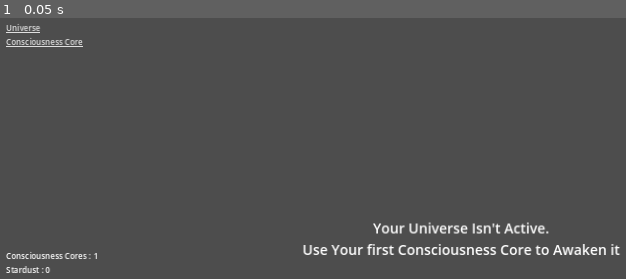
Above: before the commit, frame 1.
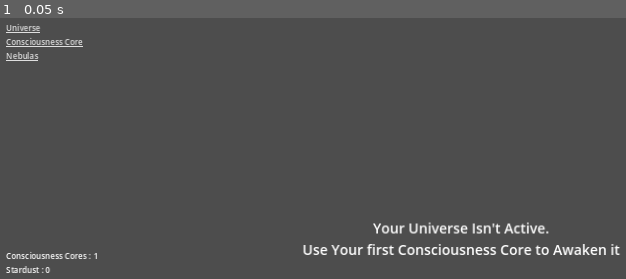
Above: after the commit, the same moment.

Repository: ZibelineDev/project_stardust_yt
Game: Godot game, scene res://scenes/game/game.tscn
The game is run twice, just before and just after one commit, with the same random seed, the same clock (stepped at 60 frames per second) and the same inputs.
Inputs:
- Up to frame 1 (0.05 s): no input

The runs differ from the first frame. In frame 1, 0.1% of the frame differs, in the area x 0-7%, y 13-17%.

Commit message:
✨ Nebulas View added

Diff:
--- a/scenes/user_interface/user_interface.gd
+++ b/scenes/user_interface/user_interface.gd
@@ -7,6 +7,7 @@
 enum Views {
 	UNIVERSE,
 	CONSCIOUSNESS_CORE,
+	NEBULAS,
 }
 
 ## Emitted when something requested navigation. Includes the view target.
@@ -26,3 +27,8 @@
 ## Triggerend when the Universe Link Button is clicked.
 func _on_universe_link_pressed() -> void:
 	navigation_requested.emit(Views.UNIVERSE)
+
+
+## Triggered when the Nebulas Link Button is clicked.
+func _on_nebulas_link_pressed() -> void:
+	navigation_requested.emit(Views.NEBULAS)
--- a/scenes/user_interface/user_interface.tscn
+++ b/scenes/user_interface/user_interface.tscn
@@ -1,8 +1,9 @@
-[gd_scene load_steps=6 format=3 uid="uid://cjymagdl32vwk"]
+[gd_scene load_steps=7 format=3 uid="uid://cjymagdl32vwk"]
 
 [ext_resource type="Script" path="res://scenes/user_interface/user_interface.gd" id="1_ls8lu"]
 [ext_resource type="Script" path="res://scenes/user_interface/stardust_label.gd" id="2_yotpx"]
 [ext_resource type="Script" path="res://scenes/user_interface/consciousness_core_label.gd" id="3_qs86n"]
+[ext_resource type="PackedScene" uid="uid://bq381csdjc3c1" path="res://scenes/views/nebulas/view_nebulas.tscn" id="6_f54ww"]
 [ext_resource type="PackedScene" uid="uid://1xut3pux3wny" path="res://scenes/views/consciousness_core/consciousness_core_view.tscn" id="6_meoh3"]
 [ext_resource type="PackedScene" uid="uid://cxrjp0b53vrqi" path="res://scenes/views/universe/universe_view.tscn" id="8_34mn2"]
 
@@ -62,6 +63,10 @@
 layout_mode = 2
 text = "Consciousness Core"
 
+[node name="NebulasLink" type="LinkButton" parent="HBoxContainer/LeftPanel/VBoxContainer/Navigator/MarginContainer/VBoxContainer"]
+layout_mode = 2
+text = "Nebulas"
+
 [node name="MarginContainer" type="MarginContainer" parent="HBoxContainer/LeftPanel/VBoxContainer"]
 layout_mode = 2
 theme_override_constants/margin_left = 16
@@ -91,6 +96,7 @@
 
 [node name="ConsciousnessCoreLabel" type="Label" parent="HBoxContainer/LeftPanel/VBoxContainer/Resources/MarginContainer/VBoxContainer"]
 layout_mode = 2
+text = "Consciousness Core :"
 script = ExtResource("3_qs86n")
 
 [node name="StardustLabel" type="Label" parent="HBoxContainer/LeftPanel/VBoxContainer/Resources/MarginContainer/VBoxContainer"]
@@ -120,5 +126,11 @@
 layout_mode = 1
 user_interface = NodePath("../../..")
 
+[node name="ViewNebulas" parent="HBoxContainer/MainView" node_paths=PackedStringArray("user_interface") instance=ExtResource("6_f54ww")]
+layout_mode = 1
+user_interface = NodePath("../../..")
+view = 2
+
 [connection signal="pressed" from="HBoxContainer/LeftPanel/VBoxContainer/Navigator/MarginContainer/VBoxContainer/UniverseLink" to="." method="_on_universe_link_pressed"]
 [connection signal="pressed" from="HBoxContainer/LeftPanel/VBoxContainer/Navigator/MarginContainer/VBoxContainer/ConsciousnessCoreLink" to="." method="_on_consciousness_core_link_pressed"]
+[connection signal="pressed" from="HBoxContainer/LeftPanel/VBoxContainer/Navigator/MarginContainer/VBoxContainer/NebulasLink" to="." method="_on_nebulas_link_pressed"]
--- a/scenes/views/consciousness_core/consciousness_core_view.tscn
+++ b/scenes/views/consciousness_core/consciousness_core_view.tscn
@@ -22,10 +22,10 @@
 anchor_bottom = 1.0
 grow_horizontal = 2
 grow_vertical = 2
-theme_override_constants/margin_left = 32
-theme_override_constants/margin_top = 32
-theme_override_constants/margin_right = 32
-theme_override_constants/margin_bottom = 32
+theme_override_constants/margin_left = 64
+theme_override_constants/margin_top = 64
+theme_override_constants/margin_right = 64
+theme_override_constants/margin_bottom = 64
 
 [node name="VBoxContainer" type="VBoxContainer" parent="MarginContainer"]
 layout_mode = 2
--- /dev/null
+++ b/scenes/views/nebulas/view_nebulas.gd
@@ -0,0 +1,8 @@
+class_name ViewNebulas
+extends View
+## View whi allows the player to manages Nebulas.
+
+
+## View instructions from super().
+func _ready() -> void:
+	super()
--- /dev/null
+++ b/scenes/views/nebulas/view_nebulas.tscn
@@ -0,0 +1,41 @@
+[gd_scene load_steps=2 format=3 uid="uid://bq381csdjc3c1"]
+
+[ext_resource type="Script" path="res://scenes/views/nebulas/view_nebulas.gd" id="1_ekij1"]
+
+[node name="ViewNebulas" type="Control"]
+layout_mode = 3
+anchors_preset = 15
+anchor_right = 1.0
+anchor_bottom = 1.0
+grow_horizontal = 2
+grow_vertical = 2
+script = ExtResource("1_ekij1")
+
+[node name="MarginContainer" type="MarginContainer" parent="."]
+layout_mode = 1
+anchors_preset = 15
+anchor_right = 1.0
+anchor_bottom = 1.0
+grow_horizontal = 2
+grow_vertical = 2
+theme_override_constants/margin_left = 64
+theme_override_constants/margin_top = 64
+theme_override_constants/margin_right = 64
+theme_override_constants/margin_bottom = 64
+
+[node name="VBoxContainer" type="VBoxContainer" parent="MarginContainer"]
+layout_mode = 2
+theme_override_constants/separation = 16
+
+[node name="Header" type="Label" parent="MarginContainer/VBoxContainer"]
+layout_mode = 2
+theme_type_variation = &"HeaderLarge"
+text = "Nebulas"
+
+[node name="MarginContainer" type="MarginContainer" parent="MarginContainer/VBoxContainer"]
+layout_mode = 2
+theme_override_constants/margin_left = 16
+theme_override_constants/margin_right = 16
+
+[node name="HSeparator" type="HSeparator" parent="MarginContainer/VBoxContainer/MarginContainer"]
+layout_mode = 2
